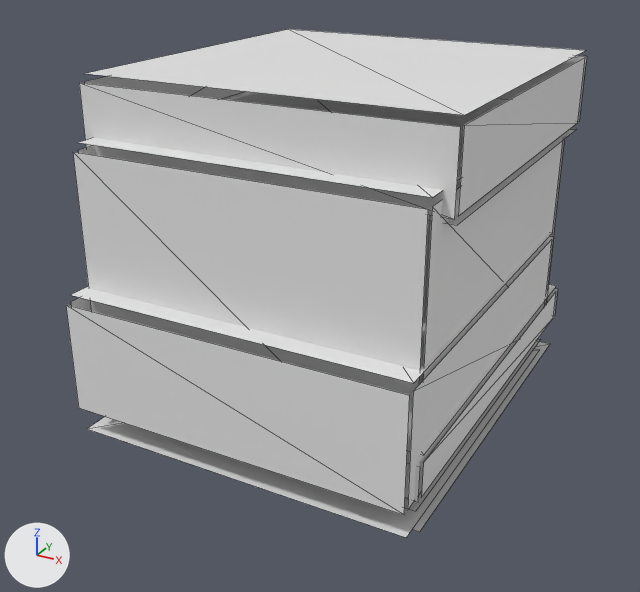
A saved change to the OBJ model tools/armor_src/models/entity/lampkeeper/boots_leg_l.obj.
The view is the same before and after, from a 50 mm lens placed at (0.479, -0.711, 0.405), pointed at (0.119, -0.056, 0.078). Every picture has the same lights, and +X, +Y and +Z are marked at lower left. The picture after the commit comes second. Mesh edges are drawn as thin lines. Where no turn or scale is listed for an object, it has been applied to the vertices.

Names of what the first picture shows: 'boots_leg_l'.
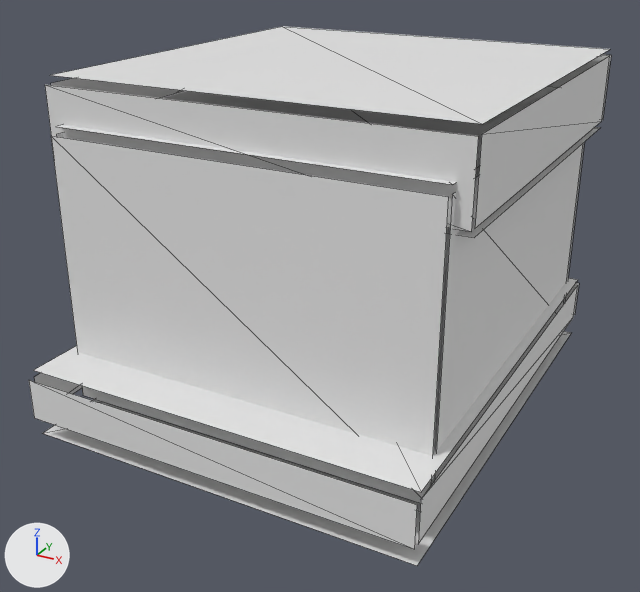
Changed parts and their boxes (x1, y1, x2, y2) in the pictures (640 x 592 px):
'boots_leg_l', reshaped (12% wider, 6% taller): before (66, 29, 587, 538); after (29, 26, 611, 566)
part 1 of me_boots_leg_l, rebuilt: before (73, 152, 428, 464); after (51, 136, 449, 503)
part 2 of me_boots_leg_l, rebuilt: before (78, 91, 509, 197); after (56, 86, 558, 185)
part 3 of me_boots_leg_l, rebuilt: before (404, 339, 540, 511); after (43, 331, 571, 566)
part 4 of me_boots_leg_l, rebuilt (11% wider, 14% taller): before (84, 29, 585, 115); after (52, 26, 610, 124)
part 5 of me_boots_leg_l, rebuilt (15% taller): before (428, 129, 576, 225); after (446, 127, 601, 238)
part 6 of me_boots_leg_l, rebuilt (mostly hidden afterwards): before (87, 348, 539, 538); after (94, 400, 435, 511)
part 7 of me_boots_leg_l, rebuilt (15% wider, 18% taller): before (546, 289, 558, 316); after (565, 283, 579, 315)
part 8 of me_boots_leg_l, rebuilt: before (419, 284, 556, 456); after (34, 257, 578, 492)
part 9 of me_boots_leg_l, deleted: before (66, 57, 585, 532)
part 10 of me_boots_leg_l, built on: before (498, 55, 587, 122); after (29, 54, 611, 550)

What changed in the scene script:
```text
Change me_boots_leg_l:
    used by ob_boots_leg_l; location = (0.0, 0.0, 0.0)
    remove me_boots_leg_l.from_pydata(...)  # 96 vertices, 48 faces; spans x -0.041..0.284, y -0.219..0.175, z -0.031..0.281
    add me_boots_leg_l.from_pydata(...)  # 72 vertices, 36 faces; spans x -0.059..0.303, y -0.25..0.188, z -0.019..0.281
    me_boots_leg_l part 1: the loose piece of 4 vertices spanning x -0.031..0.275, y -0.194, z 0.0..0.225 is rebuilt with 4 vertices and now spans x -0.047..0.291, y -0.2, z 0.0..0.238
    me_boots_leg_l part 2: the loose piece of 4 vertices spanning x -0.031..0.275, y -0.187..0.15, z 0.231 is rebuilt with 4 vertices and now spans x -0.047..0.291, y -0.194..0.169, z 0.244
    me_boots_leg_l part 3: the loose piece of 4 vertices spanning x -0.031..0.275, y -0.188..0.15, z -0.019 is rebuilt with 4 vertices and now spans x -0.056..0.3, y -0.244..0.181, z -0.019
    me_boots_leg_l part 4: the loose piece of 4 vertices spanning x -0.041..0.284, y -0.162..0.163, z 0.281 is rebuilt with 4 vertices and now spans x -0.059..0.303, y -0.181..0.181, z 0.281
    me_boots_leg_l part 5: the loose piece of 4 vertices spanning x -0.041..0.284, y -0.162..0.163, z 0.206 is rebuilt with 4 vertices and now spans x -0.059..0.303, y -0.181..0.181, z 0.206
    me_boots_leg_l part 6: the loose piece of 4 vertices spanning x -0.034..0.278, y -0.213..0.138, z -0.025 is rebuilt with 4 vertices and now spans x -0.047..0.291, y -0.194..0.169, z -0.013..-0.012
    me_boots_leg_l part 7: the loose piece of 4 vertices spanning x -0.038..0.281, y 0.175, z 0.0..0.031 is rebuilt with 4 vertices and now spans x -0.056..0.3, y 0.188, z 0.0..0.037
    me_boots_leg_l part 8: the loose piece of 4 vertices spanning x -0.038..0.281, y -0.194..0.169, z 0.037..0.038 is rebuilt with 4 vertices and now spans x -0.056..0.3, y -0.244..0.181, z 0.044
    me_boots_leg_l part 9: 15 loose pieces with 60 vertices, spanning x -0.041..0.284, y -0.219..0.169, z -0.031..0.275, are deleted
    me_boots_leg_l part 10
    4 vertices are removed from x -0.041..0.284, y 0.169, z 0.212..0.275
    2 faces are deleted
    40 vertices are added at x -0.059..0.303, y -0.25..0.188, z 0.0..0.275
    20 new faces join them
```
